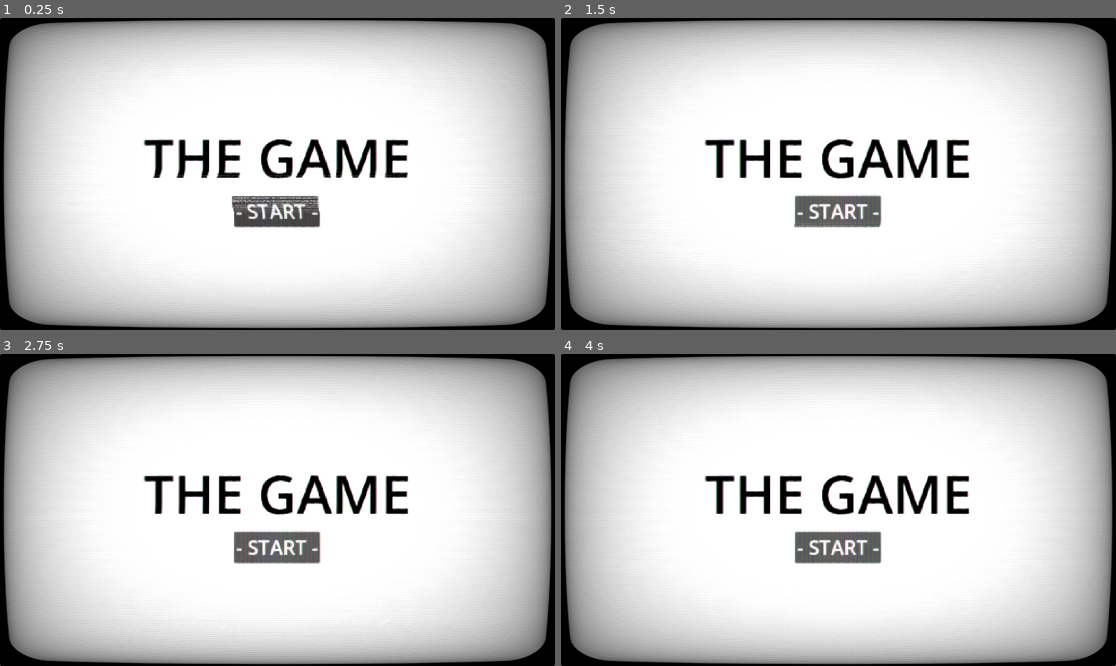
Above: before the commit, frames 1-4 (two rows, left to right).
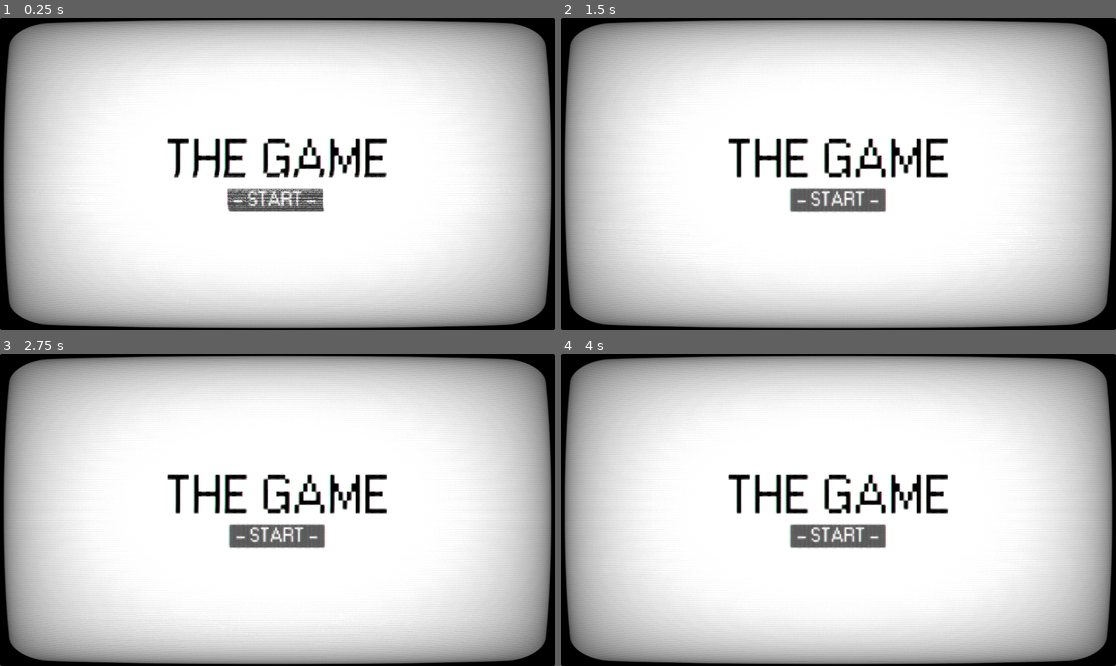
Above: after the commit, the same moments.

Repository: Shuflduf/Stock-Trading-Game
Game: Godot game, scene res://Scenes/main.tscn
The game is run twice, just before and just after one commit, with the same random seed, the same clock (stepped at 60 frames per second) and the same inputs. Before the commit the project starts from res://main.tscn.
Inputs:
- Up to frame 1 (0.25 s): no input
- Up to frame 2 (1.5 s): click "- START -" at 0.5 s; click "- START -" at 1.25 s
- Up to frame 3 (2.75 s): click "- START -" at 2 s
- Up to frame 4 (4 s): no input

The runs differ from the first frame. In frame 1, 5.0% of the frame differs, in the area x 25-74%, y 38-68%; in frame 2, 5.1%; in frame 3, 5.1%; in frame 4, 5.1%.

Commit message:
file org

Diff:
--- /dev/null
+++ b/Scenes/game.tscn
@@ -0,0 +1,35 @@
+[gd_scene load_steps=2 format=3 uid="uid://c80rfug25n0er"]
+
+[sub_resource type="StyleBoxFlat" id="StyleBoxFlat_axe7t"]
+bg_color = Color(1, 1, 1, 1)
+
+[node name="Game" type="Control"]
+layout_mode = 3
+anchors_preset = 15
+anchor_right = 1.0
+anchor_bottom = 1.0
+grow_horizontal = 2
+grow_vertical = 2
+
+[node name="Background" type="Panel" parent="."]
+z_index = -4096
+layout_mode = 1
+anchors_preset = 15
+anchor_right = 1.0
+anchor_bottom = 1.0
+grow_horizontal = 2
+grow_vertical = 2
+theme_override_styles/panel = SubResource("StyleBoxFlat_axe7t")
+
+[node name="PanelContainer" type="PanelContainer" parent="."]
+layout_mode = 1
+anchors_preset = 4
+anchor_top = 0.5
+anchor_bottom = 0.5
+offset_top = -20.0
+offset_right = 40.0
+offset_bottom = 20.0
+grow_vertical = 2
+
+[node name="VBoxContainer" type="VBoxContainer" parent="PanelContainer"]
+layout_mode = 2
--- a/main.tscn
+++ b/Scenes/main.tscn
@@ -1,11 +1,11 @@
 [gd_scene load_steps=6 format=3 uid="uid://b3ognxmeys708"]
 
-[ext_resource type="Script" path="res://main.gd" id="1_lm1dk"]
-[ext_resource type="Shader" path="res://crt.gdshader" id="1_xf5e6"]
-[ext_resource type="PackedScene" uid="uid://bcr418rpntf58" path="res://main_menu.tscn" id="3_26r0x"]
+[ext_resource type="Shader" path="res://Resources/crt.gdshader" id="1_ova3s"]
+[ext_resource type="Script" path="res://Scripts/main.gd" id="2_jo4yj"]
+[ext_resource type="PackedScene" uid="uid://bcr418rpntf58" path="res://Scenes/main_menu.tscn" id="3_y4eaj"]
 
 [sub_resource type="ShaderMaterial" id="ShaderMaterial_vvvlq"]
-shader = ExtResource("1_xf5e6")
+shader = ExtResource("1_ova3s")
 shader_parameter/overlay = true
 shader_parameter/scanlines_opacity = 0.4
 shader_parameter/scanlines_width = 0.25
@@ -29,7 +29,7 @@
 shader_parameter/vignette_opacity = 0.5
 
 [sub_resource type="ShaderMaterial" id="ShaderMaterial_gqgey"]
-shader = ExtResource("1_xf5e6")
+shader = ExtResource("1_ova3s")
 shader_parameter/overlay = true
 shader_parameter/scanlines_opacity = 0.05
 shader_parameter/scanlines_width = 0.25
@@ -60,9 +60,9 @@
 anchor_bottom = 1.0
 grow_horizontal = 2
 grow_vertical = 2
-script = ExtResource("1_lm1dk")
+script = ExtResource("2_jo4yj")
 
-[node name="Control" parent="." instance=ExtResource("3_26r0x")]
+[node name="MainMenu" parent="." instance=ExtResource("3_y4eaj")]
 layout_mode = 1
 
 [node name="CRTOverlay" type="Panel" parent="."]
--- a/main_menu.tscn
+++ b/Scenes/main_menu.tscn
@@ -1,13 +1,16 @@
-[gd_scene load_steps=3 format=3 uid="uid://bcr418rpntf58"]
+[gd_scene load_steps=4 format=3 uid="uid://bcr418rpntf58"]
+
+[ext_resource type="FontFile" uid="uid://bfamv70276jo3" path="res://Resources/Fonts/W95FA.otf" id="1_siyfi"]
 
 [sub_resource type="StyleBoxFlat" id="StyleBoxFlat_1fcsj"]
 bg_color = Color(1, 1, 1, 1)
 
 [sub_resource type="LabelSettings" id="LabelSettings_k0nuh"]
+font = ExtResource("1_siyfi")
 font_size = 111
 font_color = Color(0, 0, 0, 1)
 
-[node name="Control" type="Control"]
+[node name="MainMenu" type="Control"]
 layout_mode = 3
 anchors_preset = 15
 anchor_right = 1.0
@@ -48,5 +51,6 @@
 [node name="Button" type="Button" parent="VBoxContainer"]
 layout_mode = 2
 size_flags_horizontal = 4
+theme_override_fonts/font = ExtResource("1_siyfi")
 theme_override_font_sizes/font_size = 41
-text = "- START -"
+text = " - START - "
--- /dev/null
+++ b/Scripts/main.gd
@@ -0,0 +1,7 @@
+extends Control
+
+const MAIN_MENU = preload("res://Scenes/main_menu.tscn")
+
+func _ready() -> void:
+    add_child(MAIN_MENU.instantiate())
+    $CRTOverlay.move_to_front()
--- /dev/null
+++ b/Scripts/stock.gd
@@ -0,0 +1 @@
+extends Resource
--- a/main.gd
+++ /dev/null
@@ -1,7 +0,0 @@
-extends Control
-
-const MAIN_MENU = preload("res://main_menu.tscn")
-# Called when the node enters the scene tree for the first time.
-func _ready() -> void:
-    add_child(MAIN_MENU.instantiate())
-    $CRTOverlay.move_to_front()
--- a/project.godot
+++ b/project.godot
@@ -11,9 +11,13 @@
 [application]
 
 config/name="Stock Trading Game"
-run/main_scene="res://main.tscn"
+run/main_scene="res://Scenes/main.tscn"
 config/features=PackedStringArray("4.3", "GL Compatibility")
 config/icon="res://icon.svg"
+
+[editor_plugins]
+
+enabled=PackedStringArray("res://addons/godot_super-wakatime/plugin.cfg")
 
 [rendering]
 
Binary file added: Resources/Fonts/W95FA.otf
Not shown, added: Resources/Fonts/W95FA.otf.import
Renamed: crt.gdshader -> Resources/crt.gdshader
Not shown, changed: README.md
